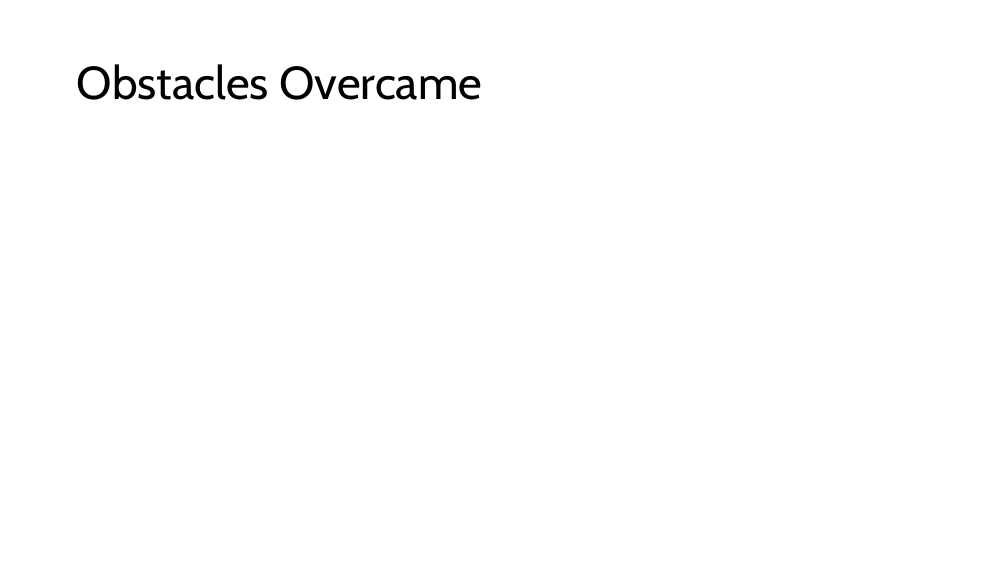
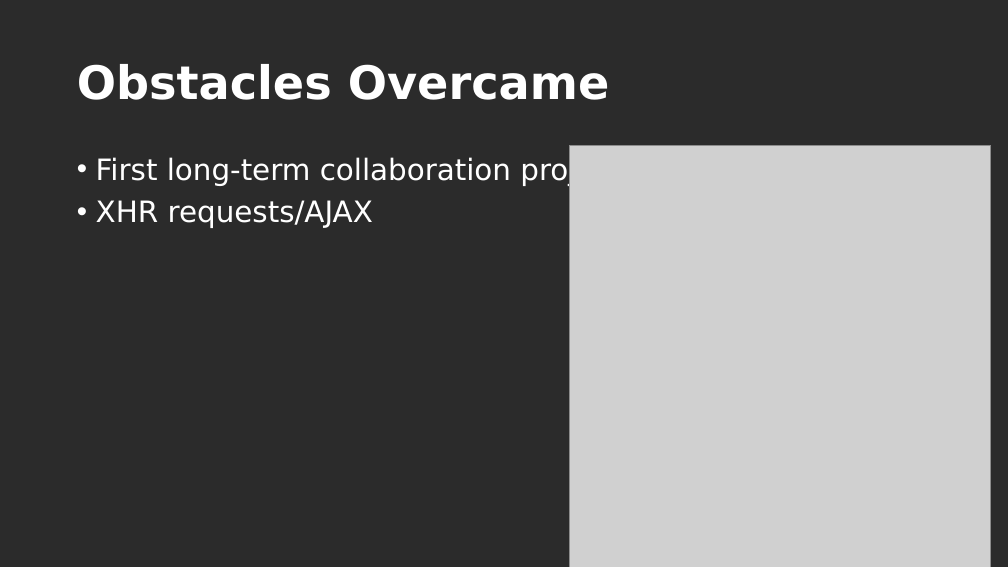
Before and after one commit to ajsaporito/se265-capstone, a slide deck: slide 6 of docs/se265-capstone.pptx. Drawn at 1008x567 pixels with LibreOffice and Linux fonts; fonts in the diff are those of the drawing; grey boxes stand for pictures; background and template pictures are left out; a plain dark background stands for a picture behind light text. Boxes give left, top, right and bottom in pixels: in the first picture for what was removed or moved away, otherwise in the second. Text is boxed around its words. In the diff, an @@ line names an element or a change of style, - is before the commit and + after.

```diff
--- a/docs/se265-capstone.pptx
+++ b/docs/se265-capstone.pptx
@@ background #FFFFFF to picture (left out) @@
@@ title "Obstacles Overcame" at box(77, 64, 609, 100): font Cabin to DejaVu Sans, text colour #000000 to #FFFFFF, bold on @@
@@ picture added at box(569, 145, 991, 567) @@
@@ text added at box(96, 156, 622, 228), 28 pt, text #FFFFFF @@
+• First long-term collaboration project
+• XHR requests/AJAX
```
Also in this commit, not shown: 5 other slides changed, 3 slides added, 3 slides removed, 18 other files.
